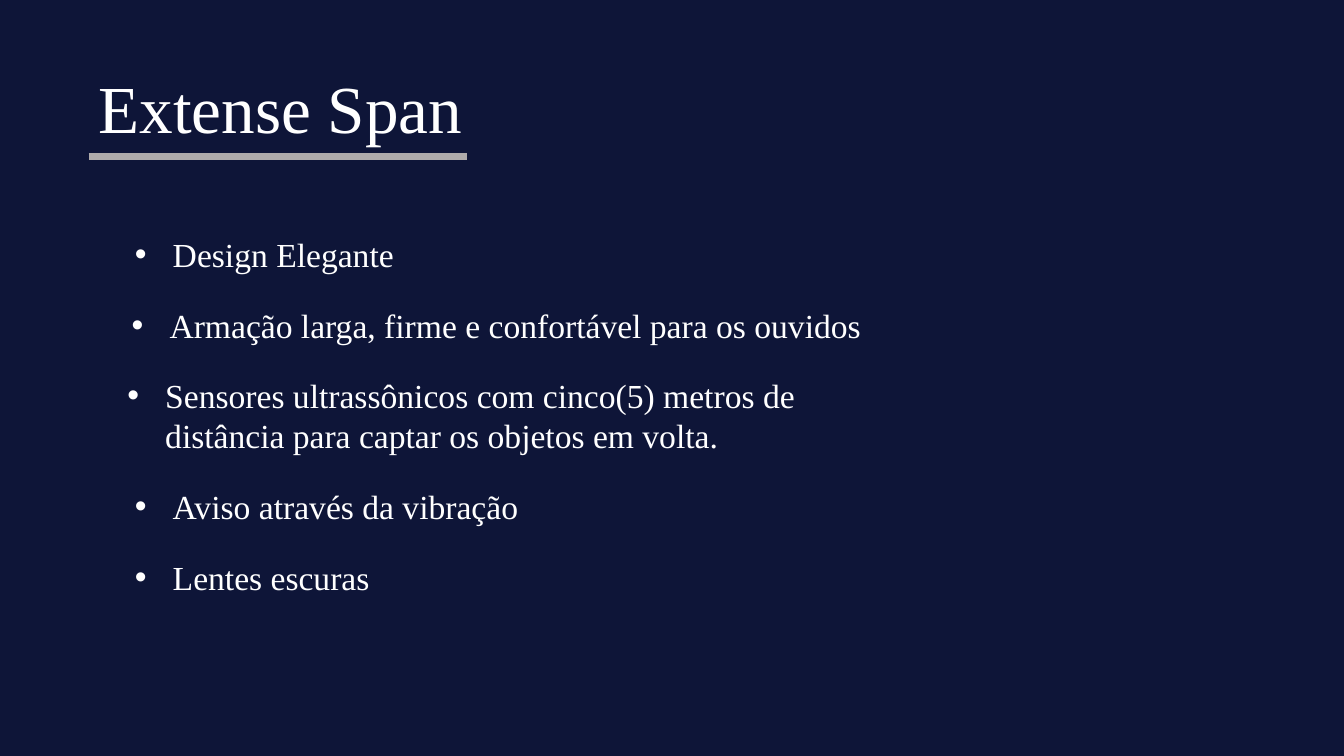
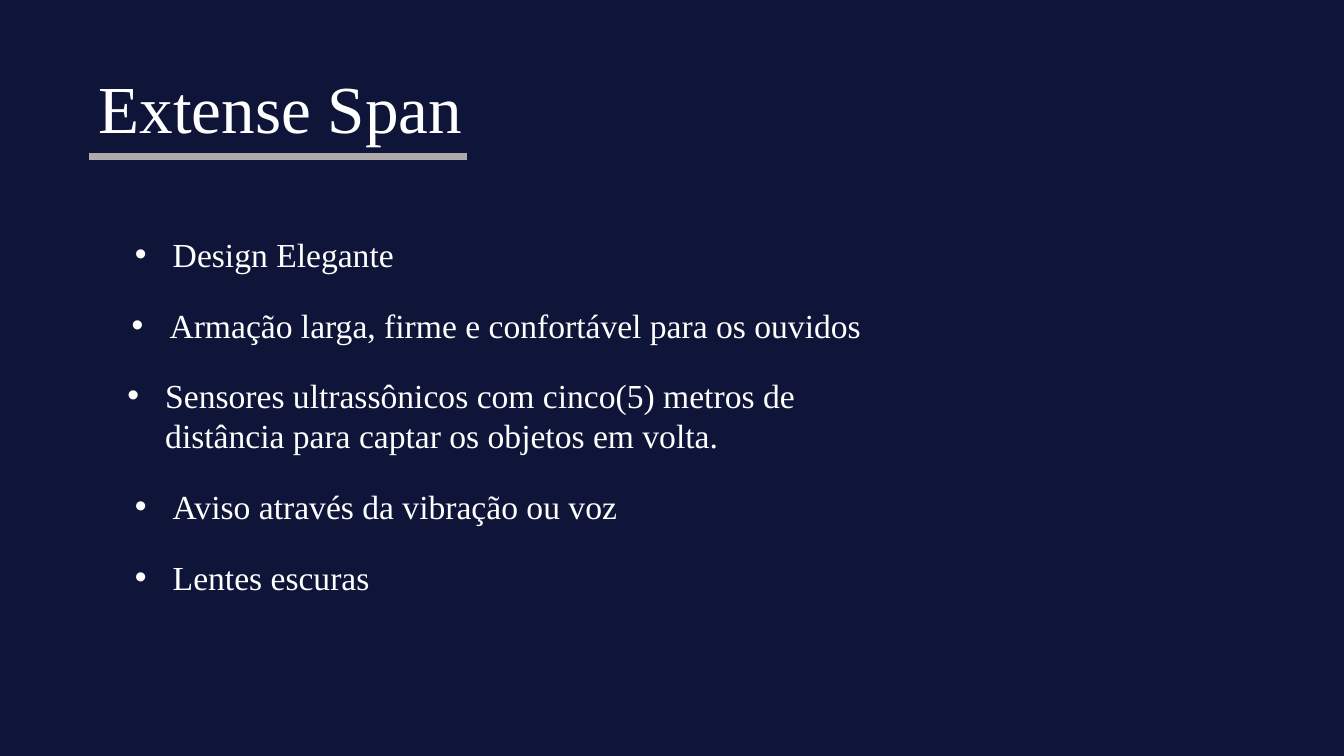
Before and after one commit to HaristonNuMacedo/Projetinho, a slide deck: slide 6 of Partnership_Slider.pptx. Drawn at 1344x756 pixels with LibreOffice and Linux fonts; fonts in the diff are those of the drawing. Boxes give left, top, right and bottom in pixels: in the first picture for what was removed or moved away, otherwise in the second. Text is boxed around its words. In the diff, an @@ line names an element or a change of style, - is before the commit and + after.

```diff
--- a/Partnership_Slider.pptx
+++ b/Partnership_Slider.pptx
@@ text at box(173, 495, 617, 526): text changed @@
-• Aviso através da vibração
+• Aviso através da vibração ou voz
```
Also in this commit, not shown: 4 other files.
